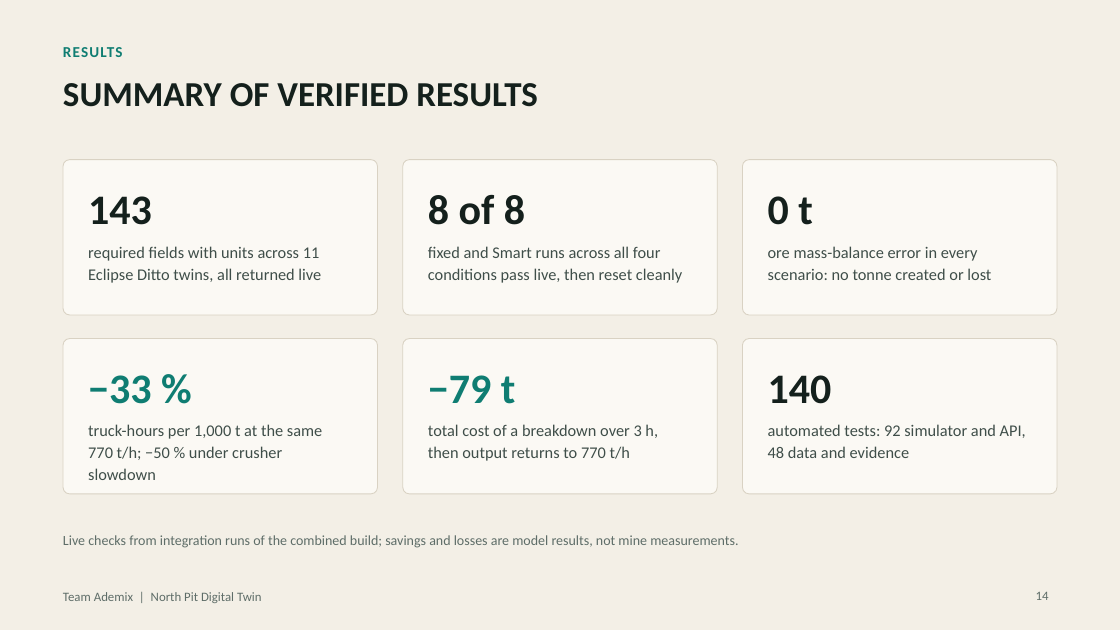
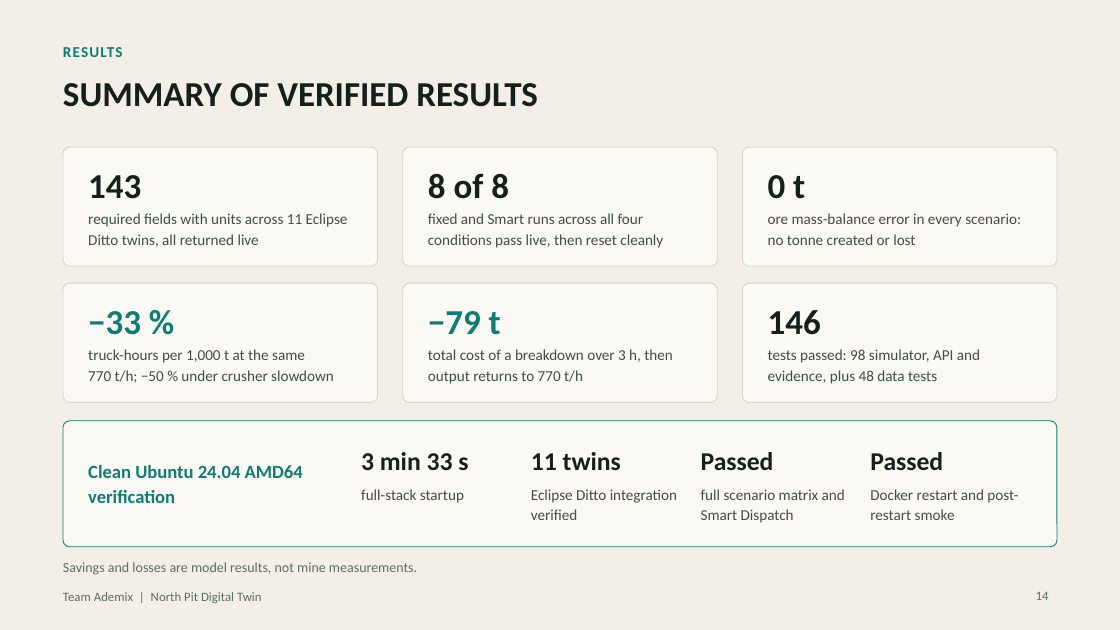
Before and after one commit to ahmadshahyawar/Digital-Mine-on-OpenEgiz, a slide deck: slide 14 of presentation.pptx. Drawn at 1120x630 pixels with LibreOffice and Linux fonts; fonts in the diff are those of the drawing. Boxes give left, top, right and bottom in pixels: in the first picture for what was removed or moved away, otherwise in the second. Text is boxed around its words. In the diff, an @@ line names an element or a change of style, - is before the commit and + after.

```diff
--- a/presentation.pptx
+++ b/presentation.pptx
@@ rounded rectangle: place and size @@
-rounded rectangle at box(63, 160, 377, 315)
+rounded rectangle at box(63, 147, 377, 266)
@@ rounded rectangle: place and size @@
-rounded rectangle at box(402, 160, 717, 315)
+rounded rectangle at box(402, 147, 717, 266)
@@ rounded rectangle: place and size @@
-rounded rectangle at box(743, 160, 1057, 315)
+rounded rectangle at box(743, 147, 1057, 266)
@@ text "143": place and size @@
-text "143" at box(88, 196, 152, 225)
+text "143" at box(88, 175, 141, 199)
@@ text "8 of 8": place and size @@
-text "8 of 8" at box(428, 195, 525, 225)
+text "8 of 8" at box(428, 173, 509, 199)
@@ text "0 t": place and size @@
-text "0 t" at box(768, 196, 813, 225)
+text "0 t" at box(768, 175, 805, 199)
@@ text "required fields with units across ...": place and size @@
-text "required fields with units across ..." at box(88, 246, 321, 283)
+text "required fields with units across ..." at box(88, 213, 348, 247)
@@ text "fixed and Smart runs across ...": place and size @@
-text "fixed and Smart runs across ..." at box(428, 246, 682, 283)
+text "fixed and Smart runs across ..." at box(428, 213, 663, 248)
@@ text "ore mass-balance error in every ...": place and size @@
-text "ore mass-balance error in every ..." at box(768, 246, 991, 280)
+text "ore mass-balance error in every ..." at box(768, 213, 1021, 245)
@@ rounded rectangle: place and size @@
-rounded rectangle at box(63, 339, 377, 494)
+rounded rectangle at box(63, 283, 377, 402)
@@ text "−33 %": place and size @@
-text "−33 %" at box(88, 375, 151, 404)
+text "−33 %" at box(88, 311, 141, 335)
@@ rounded rectangle: place and size @@
-rounded rectangle at box(402, 339, 717, 494)
+rounded rectangle at box(402, 283, 717, 402)
@@ size 36 to 30 pt in 5 elements at box(88, 175, 141, 199), box(428, 173, 509, 199), box(768, 175, 805, 199), box(88, 311, 141, 335), box(428, 311, 501, 335) @@
@@ text "−79 t": place and size @@
-text "−79 t" at box(428, 375, 516, 404)
+text "−79 t" at box(428, 311, 501, 335)
@@ proportions changed in 6 elements at box(402, 147, 717, 266), box(63, 147, 377, 266), box(743, 147, 1057, 266), box(63, 283, 377, 402), box(402, 283, 717, 402), box(743, 283, 1057, 402) @@
@@ rounded rectangle: place and size @@
-rounded rectangle at box(743, 339, 1057, 494)
+rounded rectangle at box(743, 283, 1057, 402)
@@ text at box(768, 310, 821, 335): text changed; size 36 to 30 pt @@
-140
+146
@@ text "truck-hours per 1,000 t at ...": place and size @@
-text "truck-hours per 1,000 t at ..." at box(88, 424, 322, 480)
+text "truck-hours per 1,000 t at ..." at box(88, 349, 334, 383)
@@ size 14 to 13 pt in 5 elements at box(88, 213, 348, 247), box(428, 213, 663, 248), box(768, 213, 1021, 245), box(88, 349, 334, 383), box(428, 349, 673, 384) @@
@@ text "total cost of a breakdown ...": place and size @@
-text "total cost of a breakdown ..." at box(428, 424, 658, 461)
+text "total cost of a breakdown ..." at box(428, 349, 673, 384)
@@ text at box(768, 349, 980, 384): text changed; size 14 to 13 pt @@
-automated tests: 92 simulator and API, 48 data and evidence
+tests passed: 98 simulator, API and evidence, plus 48 data tests
@@ rounded rectangle added at box(63, 421, 1057, 547), fill #FBF9F4, outline #0F7D72 0.75 pt @@
@@ text added at box(88, 465, 303, 503), 16 pt, text #0F7D72, bold @@
+Clean Ubuntu 24.04 AMD64 verification
@@ text added at box(361, 452, 468, 470), 22 pt, text #14201C, bold @@
+3 min 33 s
@@ text added at box(531, 452, 621, 470), 22 pt, text #14201C, bold @@
+11 twins
@@ text added at box(701, 452, 774, 470), 22 pt, text #14201C, bold @@
+Passed
@@ text added at box(870, 452, 943, 470), 22 pt, text #14201C, bold @@
+Passed
@@ text added at box(361, 489, 464, 503), 13 pt, text #3F4E49 @@
+full-stack startup
@@ text added at box(531, 489, 677, 520), 13 pt, text #3F4E49 @@
+Eclipse Ditto integration verified
@@ text added at box(701, 489, 845, 523), 13 pt, text #3F4E49 @@
+full scenario matrix and Smart Dispatch
@@ text added at box(870, 489, 1018, 520), 13 pt, text #3F4E49 @@
+Docker restart and post-restart smoke
@@ text at box(63, 562, 417, 575): text changed @@
-Live checks from integration runs of the combined build; savings and losses are model results, not mine measurements.
+Savings and losses are model results, not mine measurements.
```
Also in this commit, not shown: 2 other slides changed, 1 other file.
